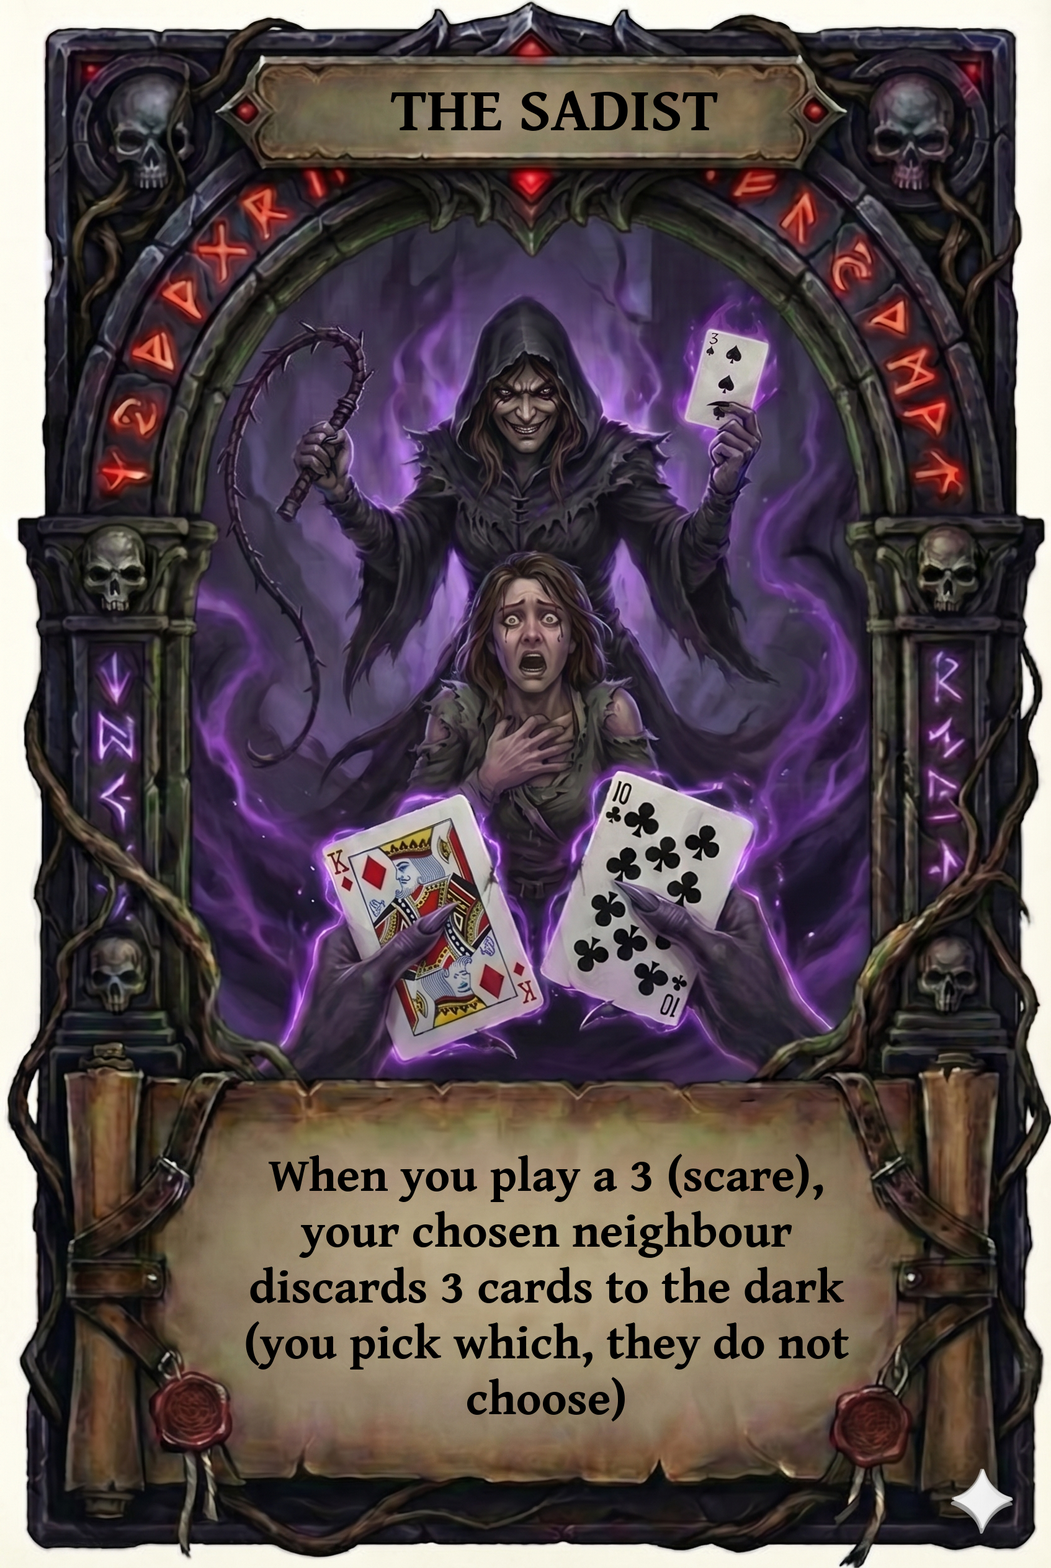
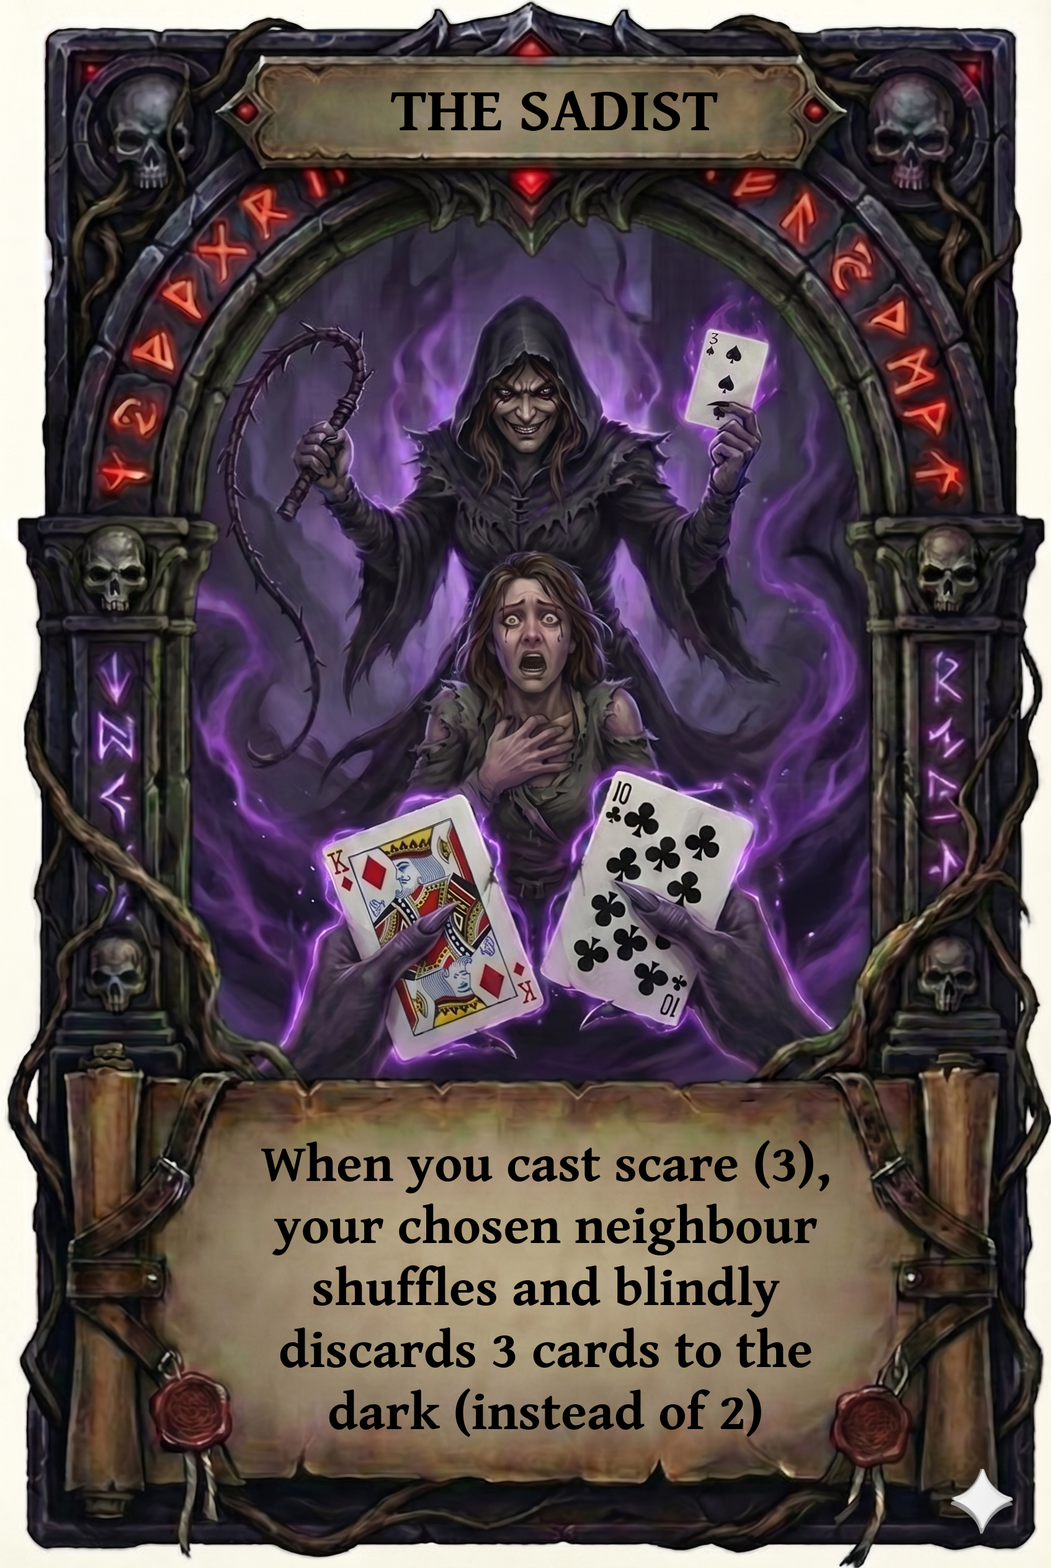
Layered file, before and after one edit (1051 × 1568). Changes by layer:
renamed "When you play a 3 (scare), you..." to "When you cast scare (3), your ...", painted on it over <box>245,1140,850,1438</box>